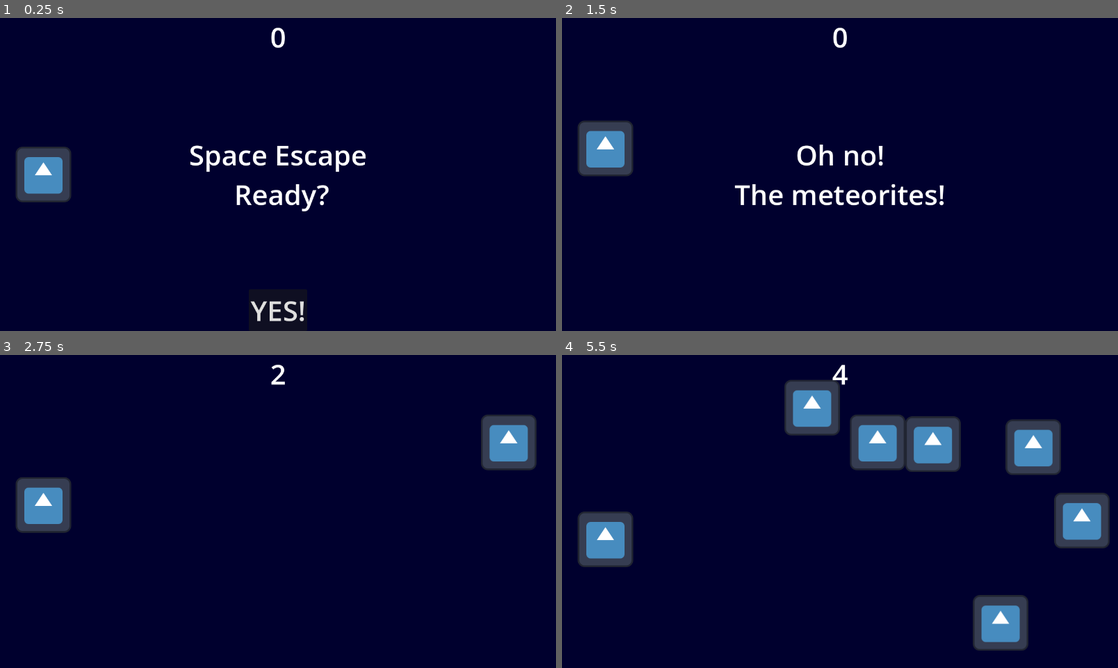
Above: before the commit, frames 1-4 (two rows, left to right).
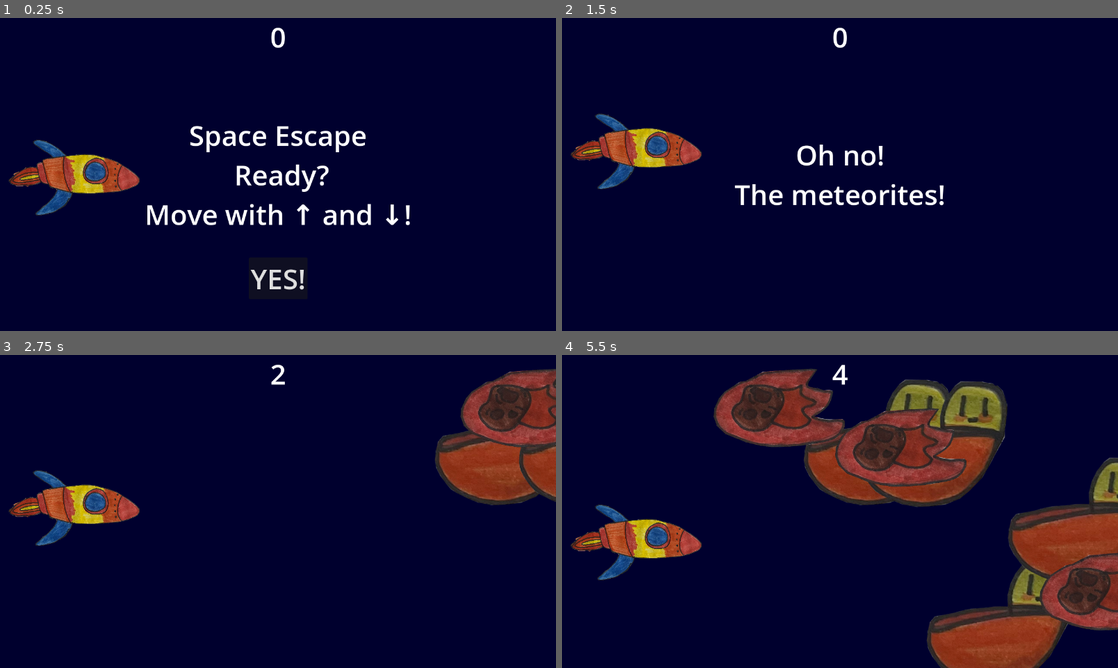
Above: after the commit, the same moments.

Repository: NotYetTerminal/SpaceEscape
Game: Godot game, scene res://scenes/root.tscn
Same seed, same stepped clock (60 frames per second), same inputs: the game is played once before the commit and once after it. The engine's default icon, where the game draws it, is replaced by a stand-in: a white triangle on a blue panel in a dark square.
Inputs:
- Up to frame 1 (0.25 s): no input
- Up to frame 2 (1.5 s): click "YES!" at 0.5 s; tap Enter at 1.25 s; hold Up (move_up) from 1.28 s (still down)
- Up to frame 3 (2.75 s): release Up (move_up) at 2.03 s; hold Down (move_down) from 2.03 s (still down)
- Up to frame 4 (5.5 s): release Down (move_down) at 2.78 s; hold Up (move_up) 2.78-4.28 s; hold Down (move_down) from 4.28 s (still down)

The runs differ from the first frame. In frame 1, 7.4% of the frame differs, in the area x 1-74%, y 34-98%; in frame 2, 3.2%; in frame 3, 11%; in frame 4, 32%, in the area x 1-100%, y 4-100%.

Commit message:
u

Diff:
--- a/SpaceEscape/scenes/backgroundObject.tscn
+++ b/SpaceEscape/scenes/backgroundObject.tscn
@@ -1,7 +1,8 @@
-[gd_scene load_steps=4 format=3 uid="uid://ct0fnulieix3f"]
+[gd_scene load_steps=5 format=3 uid="uid://ct0fnulieix3f"]
 
 [ext_resource type="Script" path="res://scenes/meteroite.gd" id="1_1xucr"]
-[ext_resource type="Texture2D" uid="uid://c3jghj8k20ans" path="res://icon.svg" id="2_mgk3u"]
+[ext_resource type="Texture2D" uid="uid://pcjv5glljxs" path="res://art/mocshi.png" id="2_gj6u8"]
+[ext_resource type="Texture2D" uid="uid://biq3s4y3y0r6j" path="res://art/Moon.png" id="3_38hha"]
 
 [sub_resource type="CircleShape2D" id="CircleShape2D_ifxif"]
 
@@ -11,15 +12,16 @@
 collision_mask = 0
 gravity_scale = 0.0
 script = ExtResource("1_1xucr")
+images_array = Array[CompressedTexture2D]([ExtResource("2_gj6u8"), ExtResource("3_38hha")])
 metadata/_edit_group_ = true
 
 [node name="Sprite2D" type="Sprite2D" parent="."]
-texture = ExtResource("2_mgk3u")
+texture = ExtResource("2_gj6u8")
+
+[node name="CollisionShape2D" type="CollisionShape2D" parent="."]
+shape = SubResource("CircleShape2D_ifxif")
 
 [node name="VisibleOnScreenNotifier2D" type="VisibleOnScreenNotifier2D" parent="."]
 scale = Vector2(6.1, 6)
 
-[node name="CollisionShape2D" type="CollisionShape2D" parent="."]
-shape = SubResource("CircleShape2D_ifxif")
-
 [connection signal="screen_exited" from="VisibleOnScreenNotifier2D" to="." method="_on_visible_on_screen_notifier_2d_screen_exited" flags=18]
--- a/SpaceEscape/scenes/hud.gd
+++ b/SpaceEscape/scenes/hud.gd
@@ -11,7 +11,7 @@
 
 
 func show_game_over() -> void:
-	show_message("Oops...")
+	show_message("Game \nOver!")
 	await $MessageTimer.timeout
 
 	$Message.text = "Space Escape\nReady?"
--- a/SpaceEscape/scenes/hud.tscn
+++ b/SpaceEscape/scenes/hud.tscn
@@ -36,6 +36,7 @@
 theme_override_font_sizes/font_size = 64
 text = "Space Escape
  Ready?
+Move with ↑ and ↓!
 "
 horizontal_alignment = 1
 vertical_alignment = 1
@@ -47,9 +48,10 @@
 anchor_top = 1.0
 anchor_right = 0.5
 anchor_bottom = 1.0
-offset_left = -4.0
-offset_top = -8.0
-offset_right = 4.0
+offset_left = -67.5
+offset_top = -169.0
+offset_right = 67.5
+offset_bottom = -73.0
 grow_horizontal = 2
 grow_vertical = 0
 theme_override_font_sizes/font_size = 64
--- a/SpaceEscape/scenes/meteroite.gd
+++ b/SpaceEscape/scenes/meteroite.gd
@@ -1,4 +1,14 @@
 extends RigidBody2D
+
+@export var images_array: Array[CompressedTexture2D]
+
+
+func _ready() -> void:
+	var image: CompressedTexture2D = images_array[randi_range(0, len(images_array) - 1)]
+	$Sprite2D.texture = image
+	var scale_value: float = randf_range(0.1, 1)
+	scale = Vector2(scale_value, scale_value)
+
 
 func _on_visible_on_screen_notifier_2d_screen_exited() -> void:
 	queue_free()
--- a/SpaceEscape/scenes/meteroite.tscn
+++ b/SpaceEscape/scenes/meteroite.tscn
@@ -1,7 +1,7 @@
 [gd_scene load_steps=4 format=3 uid="uid://remkaqak0njo"]
 
 [ext_resource type="Script" path="res://scenes/meteroite.gd" id="1_ibdci"]
-[ext_resource type="Texture2D" uid="uid://c3jghj8k20ans" path="res://icon.svg" id="2_senwf"]
+[ext_resource type="Texture2D" uid="uid://cqt18q7ktt1tf" path="res://art/meteorite.png" id="2_3x1fe"]
 
 [sub_resource type="CircleShape2D" id="CircleShape2D_u0ij3"]
 radius = 60.0
@@ -10,15 +10,20 @@
 collision_mask = 0
 gravity_scale = 0.0
 script = ExtResource("1_ibdci")
+images_array = Array[CompressedTexture2D]([ExtResource("2_3x1fe")])
 metadata/_edit_group_ = true
 
 [node name="Sprite2D" type="Sprite2D" parent="."]
-texture = ExtResource("2_senwf")
+position = Vector2(57, -3)
+rotation = 0.349066
+scale = Vector2(0.478747, 0.478747)
+texture = ExtResource("2_3x1fe")
 
 [node name="CollisionShape2D" type="CollisionShape2D" parent="."]
 shape = SubResource("CircleShape2D_u0ij3")
 
 [node name="VisibleOnScreenNotifier2D" type="VisibleOnScreenNotifier2D" parent="."]
-scale = Vector2(6.1, 6)
+position = Vector2(48, 0)
+scale = Vector2(15.26, 9.32)
 
 [connection signal="screen_exited" from="VisibleOnScreenNotifier2D" to="." method="_on_visible_on_screen_notifier_2d_screen_exited"]
--- a/SpaceEscape/scenes/player.gd
+++ b/SpaceEscape/scenes/player.gd
@@ -26,10 +26,10 @@
 func _on_body_entered(body: Node2D) -> void:
 	hide()
 	hit.emit()
-	$CollisionShape2D.set_deferred("disabled", true)
+	$CollisionPolygon2D.set_deferred("disabled", true)
 
 
 func start() -> void:
-	position = Vector2(100, screen_size.y / 2)
+	position = Vector2(170, screen_size.y / 2)
 	show()
-	$CollisionShape2D.disabled = false
+	$CollisionPolygon2D.disabled = false
--- a/SpaceEscape/scenes/player.tscn
+++ b/SpaceEscape/scenes/player.tscn
@@ -1,19 +1,19 @@
-[gd_scene load_steps=4 format=3 uid="uid://b5e50j6agi16p"]
+[gd_scene load_steps=3 format=3 uid="uid://b5e50j6agi16p"]
 
 [ext_resource type="Script" path="res://scenes/player.gd" id="1_hd2pw"]
-[ext_resource type="Texture2D" uid="uid://c3jghj8k20ans" path="res://icon.svg" id="2_5gn3s"]
-
-[sub_resource type="RectangleShape2D" id="RectangleShape2D_vqbsr"]
-size = Vector2(120, 120)
+[ext_resource type="Texture2D" uid="uid://dgfhijdhxdfoy" path="res://art/character.png" id="2_bqkqg"]
 
 [node name="Player" type="Area2D"]
 script = ExtResource("1_hd2pw")
 metadata/_edit_group_ = true
 
 [node name="Sprite2D" type="Sprite2D" parent="."]
-texture = ExtResource("2_5gn3s")
+rotation = 1.48353
+scale = Vector2(0.15, 0.15)
+texture = ExtResource("2_bqkqg")
 
-[node name="CollisionShape2D" type="CollisionShape2D" parent="."]
-shape = SubResource("RectangleShape2D_vqbsr")
+[node name="CollisionPolygon2D" type="CollisionPolygon2D" parent="."]
+scale = Vector2(0.75, 0.75)
+polygon = PackedVector2Array(-116, -104, -81, -97, -22, -54, 49, -60, 129, -37, 198, 16, 155, 45, 4, 54, -30, 93, -109, 121, -63, 77, -46, 40, -72, 33, -97, 21, -111, -30, -57, -51, -104, -84)
 
 [connection signal="body_entered" from="." to="." method="_on_body_entered"]
--- a/SpaceEscape/scenes/root.tscn
+++ b/SpaceEscape/scenes/root.tscn
@@ -23,7 +23,7 @@
 [node name="Player" parent="." instance=ExtResource("1_1rtau")]
 
 [node name="MeteroiteTimer" type="Timer" parent="."]
-wait_time = 2.0
+wait_time = 1.4
 
 [node name="ScoreTimer" type="Timer" parent="."]
 
Binary file added: SpaceEscape/art/IMG_2576.jpg
Not shown, added: SpaceEscape/art/IMG_2576.jpg.import
Binary file added: SpaceEscape/art/IMG_2577.jpg
Not shown, added: SpaceEscape/art/IMG_2577.jpg.import
Binary file added: SpaceEscape/art/Moon.png
Not shown, added: SpaceEscape/art/Moon.png.import
Binary file added: SpaceEscape/art/character.png
Not shown, added: SpaceEscape/art/character.png.import
Binary file added: SpaceEscape/art/meteorite.png
Not shown, added: SpaceEscape/art/meteorite.png.import
Binary file added: SpaceEscape/art/mocshi.png
Not shown, added: SpaceEscape/art/mocshi.png.import
(and 19 more such lines)
